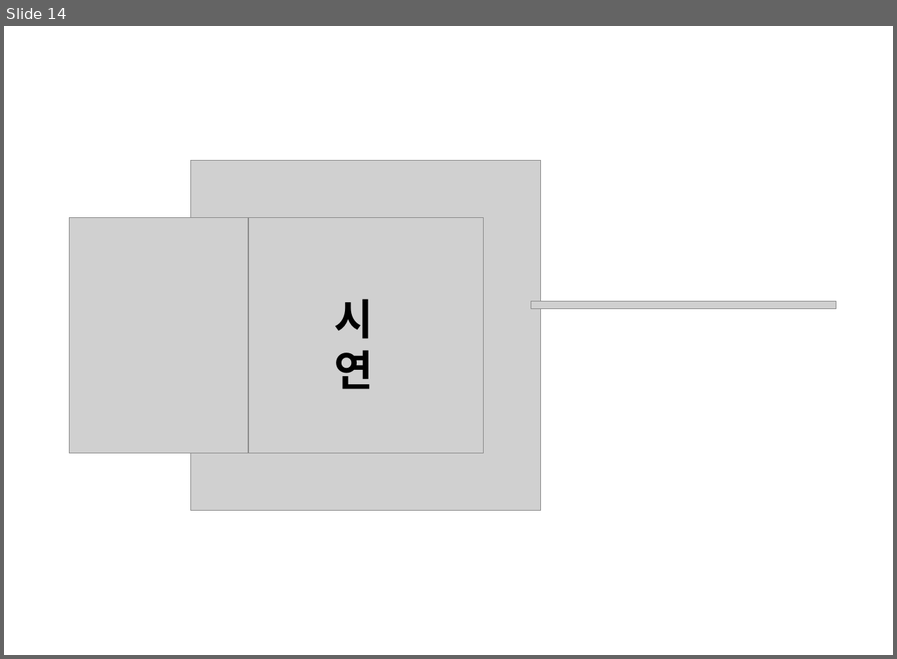
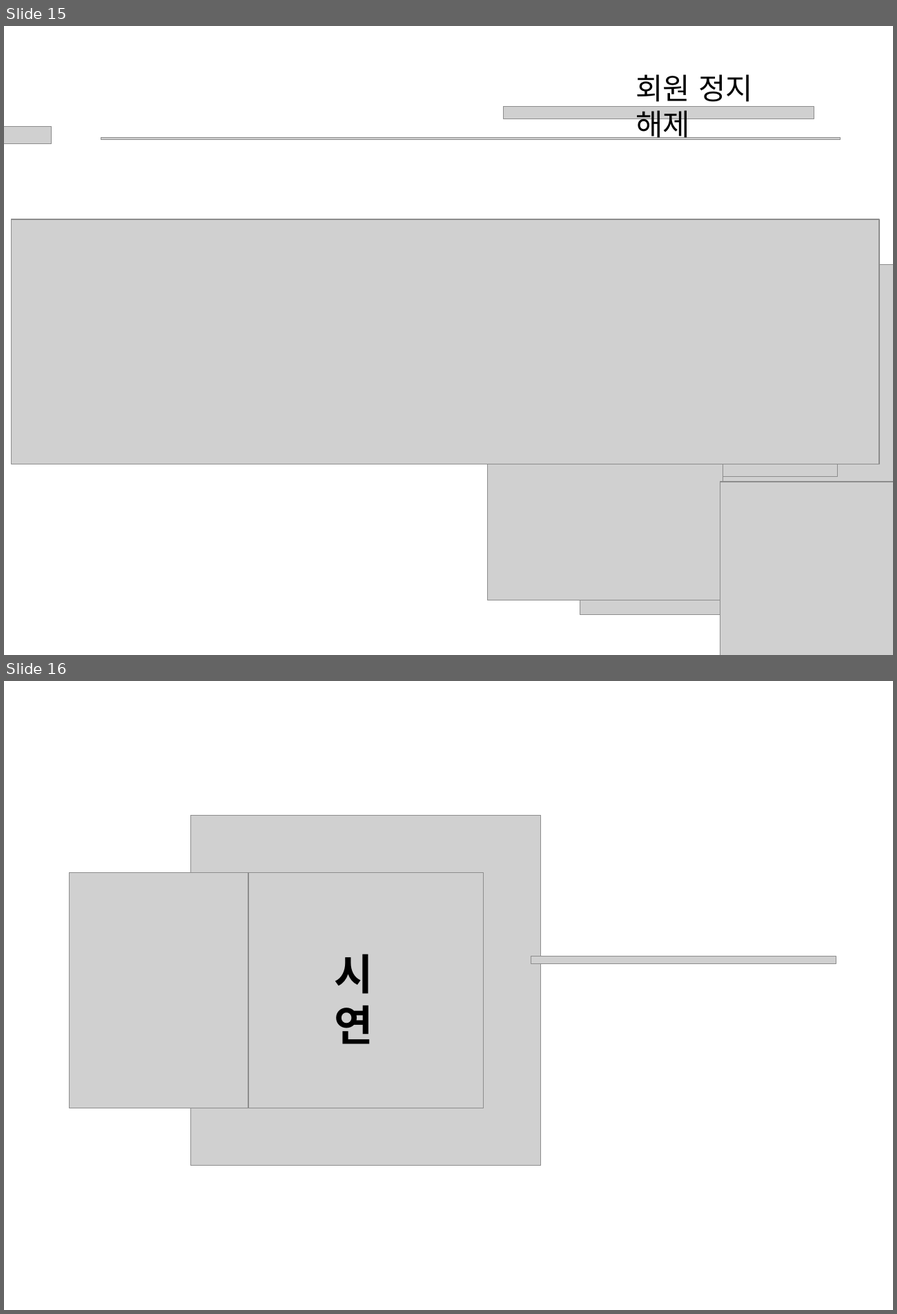
Before and after one commit to nunnunnu/miniProject, a slide deck: ppt/miniproject.pptx. Shown one above the other, each under a label of ours: slide 14 before the commit, slides 15 and 16 after it. The pictures are 897x659 and 897x1314 pixels, drawn with LibreOffice and Linux fonts; fonts in the diff are those of the drawing; grey boxes stand for pictures; background and template pictures are left out. Boxes give left, top, right and bottom in pixels: in the first picture for what was removed or moved away, otherwise in the second. Text is boxed around its words. In the diff, an @@ line names an element or a change of style, - is before the commit and + after.

```diff
--- a/ppt/miniproject.pptx
+++ b/ppt/miniproject.pptx
@@ slide 15 added at box(4, 26, 893, 655), background #FFFFFF @@
@@ text added at box(636, 74, 753, 142), 28 pt, text #000000 @@
+회원 정지 해제
@@ picture added at box(503, 107, 814, 119) @@
@@ picture added at box(4, 126, 51, 144) @@
@@ picture added at box(101, 138, 840, 140) @@
@@ picture added at box(12, 219, 879, 463) @@
@@ picture added at box(602, 241, 838, 476) @@
@@ picture added at box(579, 265, 893, 615) @@
@@ picture added at box(488, 364, 722, 599) @@
@@ picture added at box(720, 481, 893, 655) @@
@@ what was slide 14 is now slide 16 @@
```
Also in this commit, not shown: 1 slide changed, 1 other slide added, 7 other files.
